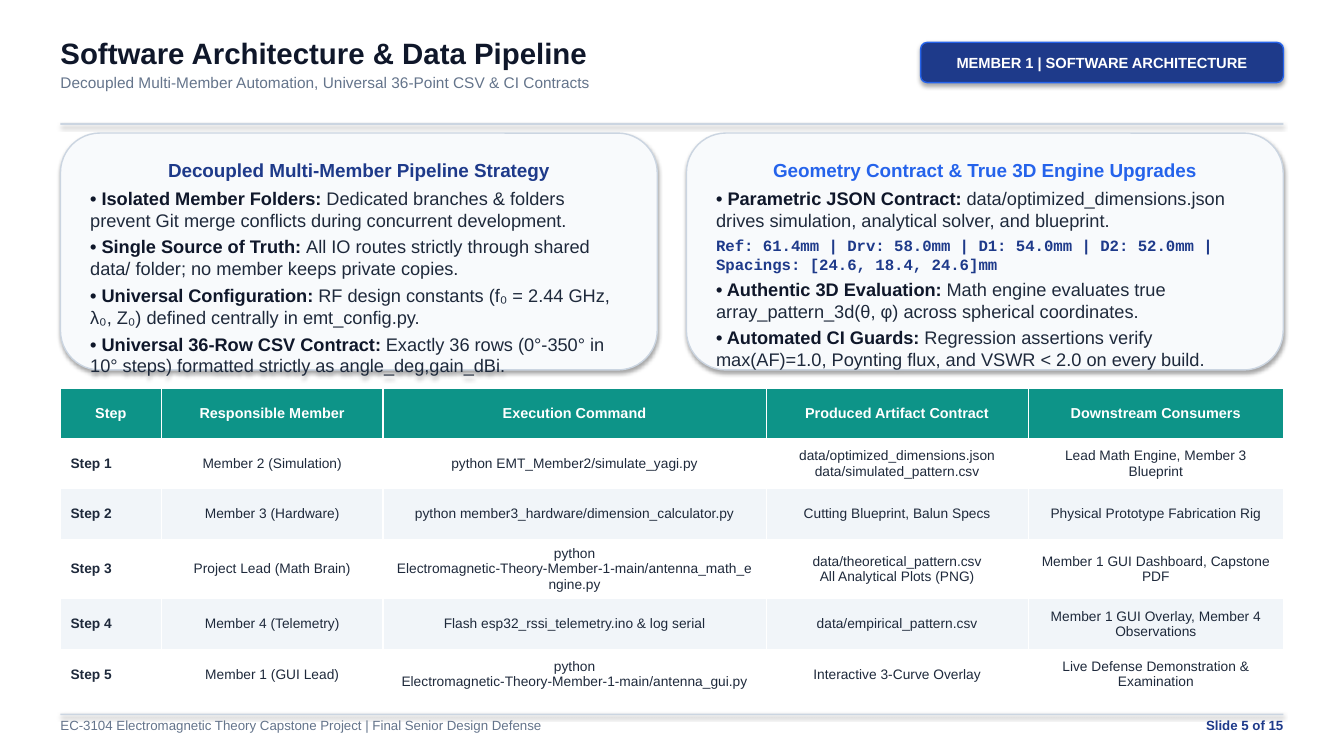
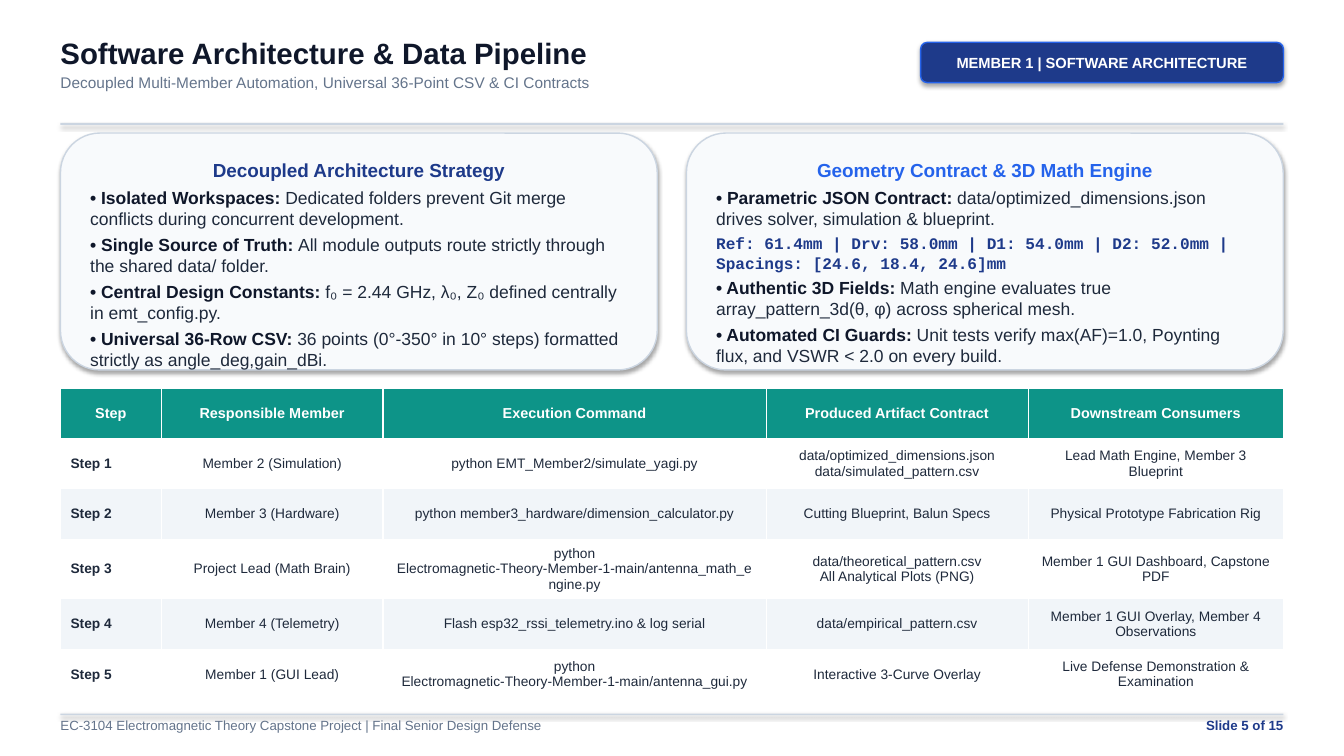
Before and after one commit to saugata-malakar/Electromagnetic-Theory-Member-1, a slide deck: slide 5 of EC3104_15_Slide_Capstone_Presentation.pptx. Drawn at 1344x756 pixels with LibreOffice and Linux fonts; fonts in the diff are those of the drawing. Boxes give left, top, right and bottom in pixels: in the first picture for what was removed or moved away, otherwise in the second. Text is boxed around its words. In the diff, an @@ line names an element or a change of style, - is before the commit and + after.

```diff
--- a/EC3104_15_Slide_Capstone_Presentation.pptx
+++ b/EC3104_15_Slide_Capstone_Presentation.pptx
@@ text in rounded rectangle at (x1=90, y1=163, x2=618, y2=370): text changed; size 13 to 12.5 pt @@
-Decoupled Multi-Member Pipeline Strategy
-• Isolated Member Folders: Dedicated branches & folders prevent Git merge conflicts during concurrent development.
-• Single Source of Truth: All IO routes strictly through shared data/ folder; no member keeps private copies.
-• Universal Configuration: RF design constants (f₀ = 2.44 GHz, λ₀, Z₀) defined centrally in emt_config.py.
-• Universal 36-Row CSV Contract: Exactly 36 rows (0°-350° in 10° steps) formatted strictly as angle_deg,gain_dBi.
+Decoupled Architecture Strategy
+• Isolated Workspaces: Dedicated folders prevent Git merge conflicts during concurrent development.
+• Single Source of Truth: All module outputs route strictly through the shared data/ folder.
+• Central Design Constants: f₀ = 2.44 GHz, λ₀, Z₀ defined centrally in emt_config.py.
+• Universal 36-Row CSV: 36 points (0°-350° in 10° steps) formatted strictly as angle_deg,gain_dBi.
@@ text in rounded rectangle at (x1=716, y1=163, x2=1206, y2=229): text changed; size 13 to 12.5 pt @@
-Geometry Contract & True 3D Engine Upgrades
-• Parametric JSON Contract: data/optimized_dimensions.json drives simulation, analytical solver, and blueprint.
+Geometry Contract & 3D Math Engine
+• Parametric JSON Contract: data/optimized_dimensions.json drives solver, simulation & blueprint.
@@ text in rounded rectangle at (x1=716, y1=238, x2=1209, y2=273): size 11.2 to 11.5 pt in "Ref: 61.4mm | Drv: 58.0mm | D1: ..." @@
@@ text in rounded rectangle at (x1=716, y1=281, x2=1220, y2=366): text changed; size 13 to 12.5 pt @@
-• Authentic 3D Evaluation: Math engine evaluates true array_pattern_3d(θ, φ) across spherical coordinates.
-• Automated CI Guards: Regression assertions verify max(AF)=1.0, Poynting flux, and VSWR < 2.0 on every build.
+• Authentic 3D Fields: Math engine evaluates true array_pattern_3d(θ, φ) across spherical mesh.
+• Automated CI Guards: Unit tests verify max(AF)=1.0, Poynting flux, and VSWR < 2.0 on every build.
```
Also in this commit, not shown: 8 other slides changed, 11 other files.
